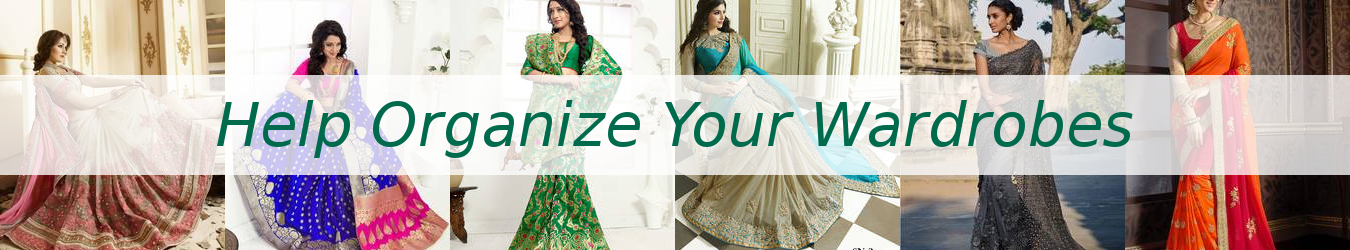
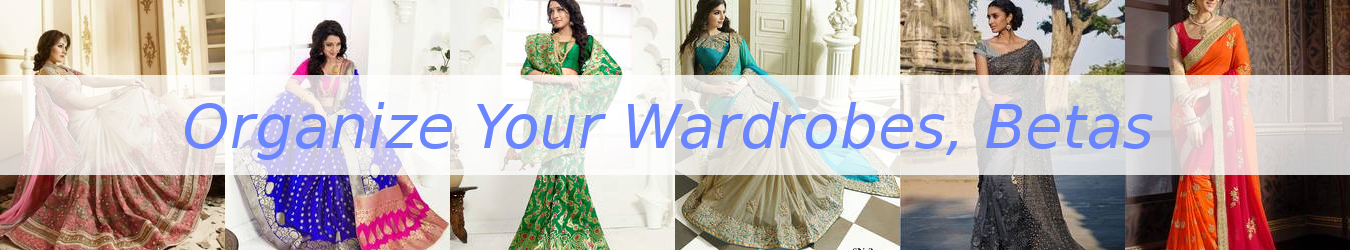
Before/after of a w=1350, h=250 layered artwork. What changed in the layer stack:
renamed "Help Organize Your Wardrobes" to "Organize Your Wardrobes, Betas", painted on it over [185, 100, 1153, 160]
